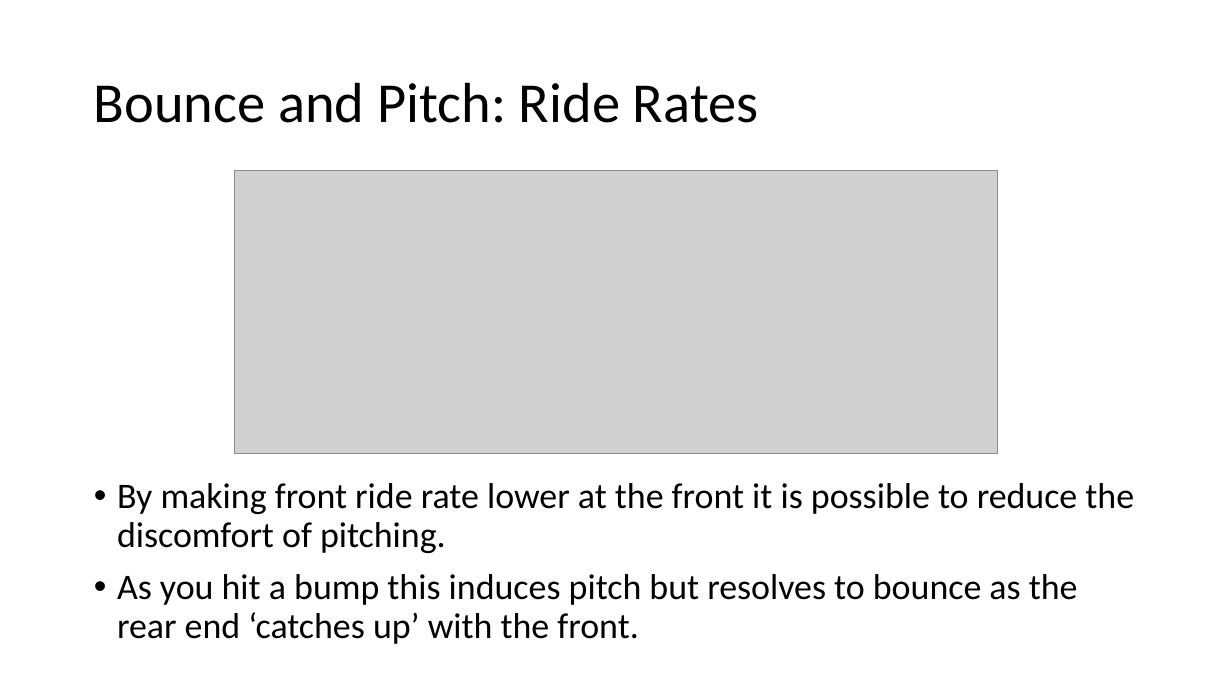
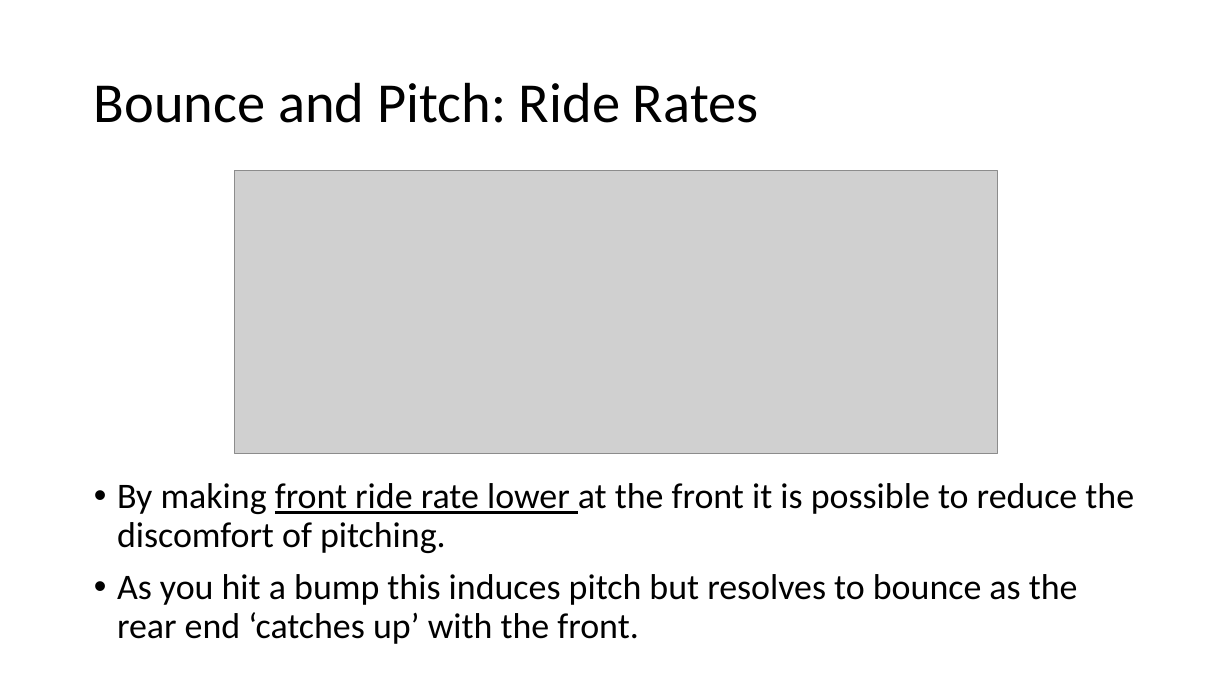
Before and after one commit to bamason2/ttc066-module, a slide deck: slide 17 of docs/lectures/Ride Dynamics.pptx. Drawn at 1232x693 pixels with LibreOffice and Linux fonts; fonts in the diff are those of the drawing; grey boxes stand for pictures; background and template pictures are left out. Boxes give left, top, right and bottom in pixels: in the first picture for what was removed or moved away, otherwise in the second. Text is boxed around its words. In the diff, an @@ line names an element or a change of style, - is before the commit and + after.

Commit message:
Ride dynamics lecture slides
Updated second half of lecture with some annotations on the figures (ride response).

```diff
--- a/docs/lectures/Ride Dynamics.pptx
+++ b/docs/lectures/Ride Dynamics.pptx
@@ text at box(117, 483, 1134, 553): underline on in "front ride rate lower" @@
```
Also in this commit, not shown: 5 other slides changed, 1 slide added, 2 other files.
